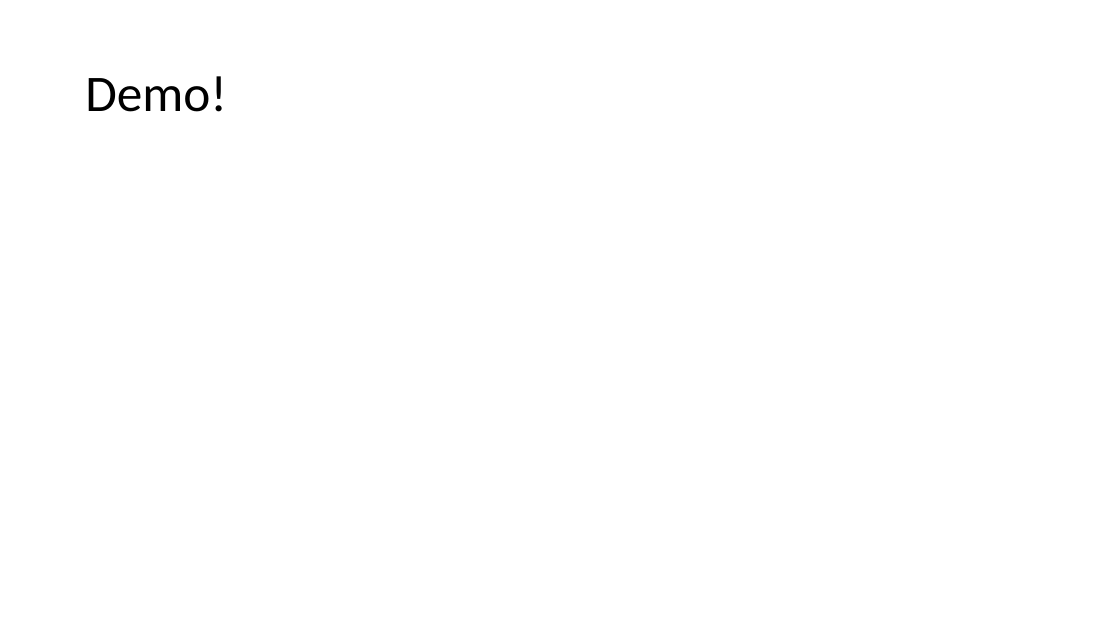
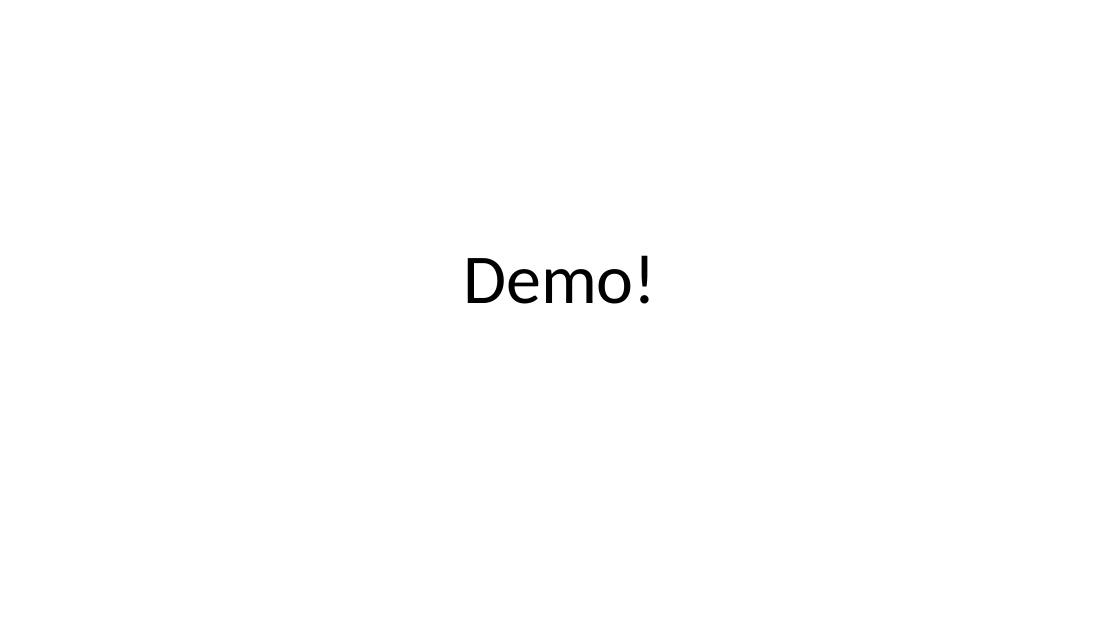
Before and after one commit to LukasSteindl/tabularmodelforfinance, a slide deck: slide 19 of Slides.pptx. Drawn at 1120x630 pixels with LibreOffice and Linux fonts; fonts in the diff are those of the drawing. Boxes give left, top, right and bottom in pixels: in the first picture for what was removed or moved away, otherwise in the second. Text is boxed around its words. In the diff, an @@ line names an element or a change of style, - is before the commit and + after.

```diff
--- a/Slides.pptx
+++ b/Slides.pptx
@@ title "Demo!": place and size @@
-title "Demo!" at <box>85,76,227,112</box>
+title "Demo!" at <box>463,255,656,304</box>
@@ title "Demo!" at <box>463,255,656,304</box>: size 44 to 60 pt; alignment left to centre; vertical alignment middle to bottom @@
```
Also in this commit, not shown: 5 other slides changed, 5 slides added, 1 other file.
